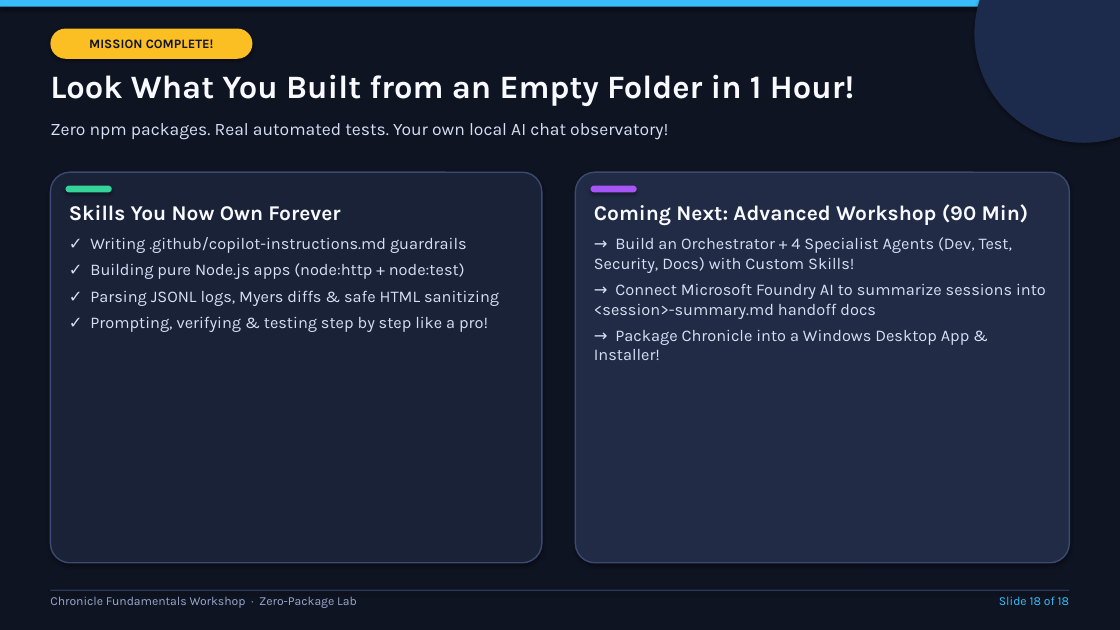
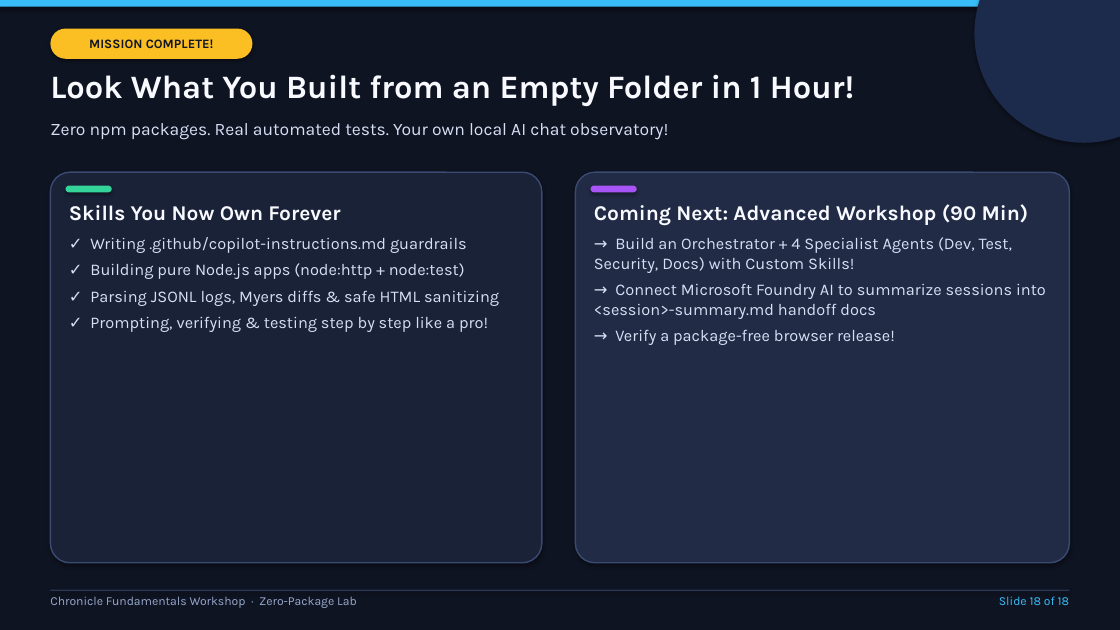
Before and after one commit to adamga/chatexplorer, a slide deck: slide 18 of workshop/Fundamentals/content/Fundamentals-Workshop-Deck.pptx. Drawn at 1120x630 pixels with LibreOffice and Linux fonts; fonts in the diff are those of the drawing. Boxes give left, top, right and bottom in pixels: in the first picture for what was removed or moved away, otherwise in the second. Text is boxed around its words. In the diff, an @@ line names an element or a change of style, - is before the commit and + after.

```diff
--- a/workshop/Fundamentals/content/Fundamentals-Workshop-Deck.pptx
+++ b/workshop/Fundamentals/content/Fundamentals-Workshop-Deck.pptx
@@ text at [615, 330, 895, 345]: text changed @@
-→ Package Chronicle into a Windows Desktop App & Installer!
+→ Verify a package-free browser release!
```
Also in this commit, not shown: 6 other slides changed, 53 other files.
